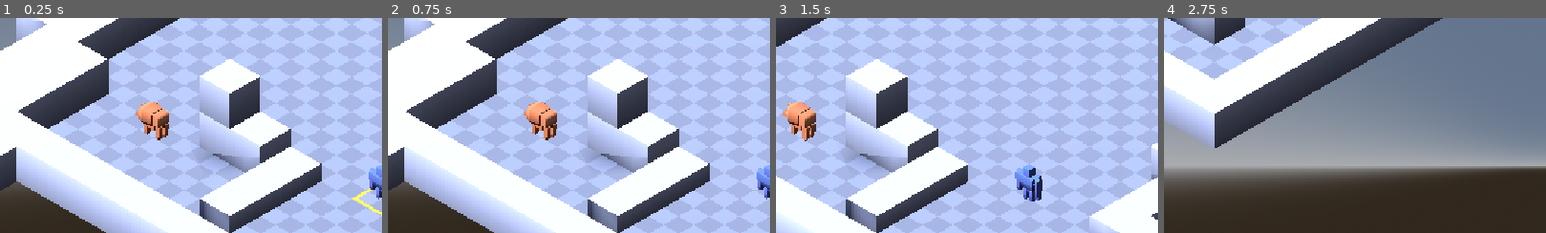
Above: before the commit, frames 1-4 (left to right).
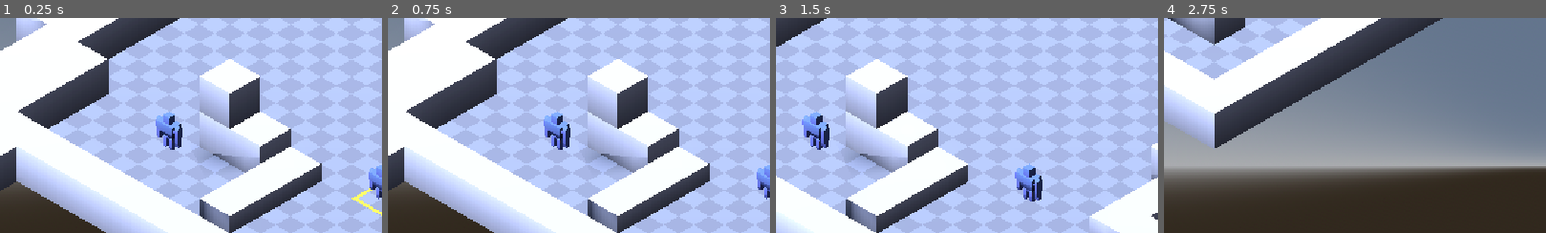
Above: after the commit, the same moments.

Repository: sheppy/mercenary-strike-force
Game: Godot game, scene res://scenes/prototype.tscn
Same seed, same stepped clock (60 frames per second), same inputs: the game is played once before the commit and once after it.
Inputs (mouse positions are % of the whole screen's width and height, from its top left):
- Up to frame 1 (0.25 s): no input
- Up to frame 2 (0.75 s): click "End Turn" at 0.5 s
- Up to frame 3 (1.5 s): tap Enter at 1.25 s; move the mouse to (72, 45) at 1.27 s; hold Right (ui_right) from 1.28 s (still down); click (72, 45) at 1.42 s
- Up to frame 4 (2.75 s): tap Space at 1.52, 2.27 s; move the mouse to (30, 55) at 2.02 s; release Right (ui_right) at 2.03 s; hold Down (ui_down) from 2.03 s (still down); click (30, 55) at 2.17 s
The pictures show only the part of the screen within x 0-50%, y 9-59%; the shares and areas given below are measured in that part.

The runs differ from the first frame. In frame 1, 1.6% of the frame differs, in the area x 35-48%, y 39-62%; in frame 2, 1.6%; in frame 3, 1.6%, in the area x 1-14%, y 39-62%; in frame 4, nothing differs.

Commit message:
Vision manager

Diff:
--- a/entities/units/unit.gd
+++ b/entities/units/unit.gd
@@ -1,11 +1,11 @@
 class_name TacticalUnit extends CharacterBody3D
 
-signal step_taken(current_grid_pos)
+signal step_taken(unit: TacticalUnit, current_grid_pos: Vector3i)
 signal ap_changed(new_ap)
 
+# 0 = Player 1, 1 = Player 2 / AI, etc.
+@export var team_id: int = 0
 @export var max_ap: int = 60
-@export var vision_range: float = 15.0
-@export var vision_angle: float = 90.0 # 90-degree cone of vision
 
 const OFFSET: Vector3 = Vector3(0, 0.5, 0)
 
@@ -99,10 +99,7 @@
 		current_grid_pos = grid_next
 
 		# Broadcast that we took a step so the game can check for interrupts (FOV/Overwatch)
-		step_taken.emit(current_grid_pos)
-
-		# Check for enemies after taking a step!
-		update_vision()
+		step_taken.emit(self, current_grid_pos)
 
 
 func rotate_towards(target_world_pos: Vector3) -> void:
@@ -122,61 +119,6 @@
 	tween.tween_property(self, "rotation:y", target_rot, 0.15)
 
 	await tween.finished
-	update_vision() # Scan the new direction
 
-
-func update_vision() -> void:
-	# 1. Grab all enemies on the map (we will set this group up in a minute)
-	var enemies = get_tree().get_nodes_in_group("enemy")
-
-	for enemy in enemies:
-		if check_line_of_sight(enemy):
-			print("Spotted enemy: ", enemy.name, "!")
-			# Setting this flag to true causes the unit's walk loop to abort!
-			interrupt_movement = true
-
-
-func check_line_of_sight(target_node: Node3D) -> bool:
-	# 1. Distance Check
-	var dist = global_position.distance_to(target_node.global_position)
-	if dist > vision_range:
-		return false
-
-	# 2. Angle Check (FOV Cone)
-	var dir_to_target = (target_node.global_position - global_position).normalized()
-	dir_to_target.y = 0
-
-	# Godot's local forward is the -Z axis
-	var forward = -global_transform.basis.z
-	forward.y = 0
-	if forward.length_squared() > 0.01:
-		forward = forward.normalized()
-	else:
-		forward = Vector3(0, 0, -1)
-
-	# angle_to returns radians, so we convert it to degrees to check against our 90-deg setting
-	var angle = rad_to_deg(forward.angle_to(dir_to_target))
-	if angle > vision_angle / 2.0:
-		return false # They are outside our peripheral vision
-
-	# 3. Raycast Check (Obstruction)
-	# We cast from eye level (Y=1.0) to eye level, so short obstacles don't block vision
-	var eye_offset = Vector3(0, 1.0, 0)
-	var space_state = get_world_3d().direct_space_state
-
-	var query = PhysicsRayQueryParameters3D.create(
-		global_position + eye_offset,
-		target_node.global_position + eye_offset,
-	)
-
-	# Exclude ourselves and the target so we only hit environment walls
-	query.exclude = [self.get_rid(), target_node.get_rid()]
-
-	var result = space_state.intersect_ray(query)
-
-	# If the ray hit something (like the GridMap walls), vision is blocked
-	if result:
-		return false
-
-	# If all 3 checks passed, we can see them!
-	return true
+	# Tell the server to recalculate sightlines.
+	step_taken.emit(self, current_grid_pos)
--- a/scenes/prototype.gd
+++ b/scenes/prototype.gd
@@ -6,6 +6,7 @@
 @onready var input_controller = $PlayerInputController
 @onready var unit: TacticalUnit = $Unit
 @onready var hud = $HUD
+@onready var vision_manager: VisionManager = $VisionManager
 
 @onready var camera: Camera3D = $Camera3D
 @export var camera_speed: float = 15.0
@@ -22,7 +23,26 @@
 		# Inject it into the systems
 		input_controller.grid_map = active_grid
 		grid_manager.build_graph(active_grid)
-		unit.initialize_position(active_grid, Vector3i(0, 0, 0))
+		# unit.initialize_position(active_grid, Vector3i(0, 0, 0))
+
+		# Find ALL units in the level and register them
+		var all_units = find_children("*", "TacticalUnit")
+		for u in all_units:
+			print("Initialising unit", u)
+			# Initialize them on the grid (assuming they are placed visually in the editor)
+			var start_cell = active_grid.local_to_map(u.global_position)
+			u.initialize_position(active_grid, start_cell)
+
+			# Register them with the Vision Manager
+			vision_manager.register_unit(u)
+
+			# For now, just assign the first Team 0 unit as the active player unit
+			if u.team_id == 0 and input_controller.active_unit == null:
+				input_controller.active_unit = u
+				hud.bind_to_unit(u)
+
+		vision_manager.initialize_all_vision()
+
 	else:
 		push_error("No GridMap found in the loaded level!")
 
--- a/scenes/prototype.tscn
+++ b/scenes/prototype.tscn
@@ -7,11 +7,7 @@
 [ext_resource type="Script" uid="uid://r7uaqstlrnm" path="res://systems/player_input_controller.gd" id="6_jmxw3"]
 [ext_resource type="PackedScene" uid="uid://dig54jrjydvwr" path="res://entities/units/unit.tscn" id="6_whm2p"]
 [ext_resource type="PackedScene" uid="uid://dua5gbrh76sev" path="res://ui/hud.tscn" id="7_whm2p"]
-[ext_resource type="PackedScene" uid="uid://cksmekdfwyr2s" path="res://assets/kenney_prototype-kit/Models/GLB format/animal-bison.glb" id="8_tx354"]
-
-[sub_resource type="CapsuleShape3D" id="CapsuleShape3D_i2lhn"]
-radius = 0.2680664
-height = 0.76379395
+[ext_resource type="Script" uid="uid://cpsrrbj66pait" path="res://systems/vision_manager.gd" id="9_xw5o4"]
 
 [node name="Prototype" type="Node3D" unique_id=391508451]
 script = ExtResource("1_20kwy")
@@ -41,11 +37,10 @@
 
 [node name="HUD" parent="." unique_id=978030008 instance=ExtResource("7_whm2p")]
 
-[node name="CharacterBody3D" type="CharacterBody3D" parent="." unique_id=1670939246 groups=["enemy"]]
-transform = Transform3D(1, 0, 0, 0, 1, 0, 0, 0, 1, -5.074504, 0.5, 2.351409)
+[node name="VisionManager" type="Node" parent="." unique_id=1868794727]
+script = ExtResource("9_xw5o4")
+metadata/_custom_type_script = "uid://cpsrrbj66pait"
 
-[node name="animal-bison2" parent="CharacterBody3D" unique_id=1733357404 instance=ExtResource("8_tx354")]
-
-[node name="CollisionShape3D" type="CollisionShape3D" parent="CharacterBody3D" unique_id=701791847]
-transform = Transform3D(1, 0, 0, 0, 1, 0, 0, 0, 1, 0, 0.34710693, 0)
-shape = SubResource("CapsuleShape3D_i2lhn")
+[node name="Enemy" parent="." unique_id=1218588750 instance=ExtResource("6_whm2p")]
+transform = Transform3D(1, 0, 0, 0, 1, 0, 0, 0, 1, -4.9, 0, 2.135)
+team_id = 1
--- /dev/null
+++ b/systems/vision_manager.gd
@@ -0,0 +1,117 @@
+class_name VisionManager extends Node
+
+@export var vision_range: float = 15.0
+@export var vision_angle: float = 90.0
+
+# Keeps track of all units on the board
+var active_units: Array[TacticalUnit] = []
+
+# Dictionary storing what each team can see.
+# e.g., { 0: [Alien1, Alien2], 1: [Player1] }
+var team_visibility: Dictionary = { }
+
+
+func register_unit(unit: TacticalUnit) -> void:
+	if not active_units.has(unit):
+		active_units.append(unit)
+
+		# Ensure the team exists in our dictionary
+		if not team_visibility.has(unit.team_id):
+			team_visibility[unit.team_id] = []
+
+		# Listen to this unit's footsteps
+		unit.step_taken.connect(_on_unit_step_taken)
+
+
+func initialize_all_vision() -> void:
+	print("--- Initializing starting vision ---")
+	for team in team_visibility.keys():
+		_update_team_vision(team)
+
+
+func _on_unit_step_taken(_moving_unit: TacticalUnit, _grid_pos: Vector3i) -> void:
+	# When ANY unit moves, sightlines change for EVERYONE.
+	# We must recalculate all teams so enemies can spot the player (Overwatch logic).
+	for team in team_visibility.keys():
+		_update_team_vision(team)
+
+
+func _update_team_vision(team_id: int) -> void:
+	var newly_spotted_enemies = []
+
+	# Get all units belonging to this team
+	var friendly_units = active_units.filter(
+		func(u):
+			return u.team_id == team_id,
+	)
+	# Get all units NOT belonging to this team
+	var enemy_units = active_units.filter(
+		func(u):
+			return u.team_id != team_id,
+	)
+
+	for enemy in enemy_units:
+		var is_visible = false
+
+		# Check if ANY friendly unit can see this enemy
+		for friendly in friendly_units:
+			if _check_line_of_sight(friendly, enemy):
+				is_visible = true
+				break
+
+		# If the enemy is visible but wasn't in our list before, it's a new spot!
+		if is_visible and not team_visibility[team_id].has(enemy):
+			team_visibility[team_id].append(enemy)
+			newly_spotted_enemies.append(enemy)
+
+		# If they are no longer visible, remove them from the list
+		elif not is_visible and team_visibility[team_id].has(enemy):
+			team_visibility[team_id].erase(enemy)
+
+	# If the active unit just spotted a new enemy mid-stride, interrupt it!
+	if newly_spotted_enemies.size() > 0:
+		print("Team ", team_id, " spotted an enemy! Interrupting movement.")
+		# For multiplayer, the server would send an RPC here. For now, directly halt the active unit.
+		var active_friendly = friendly_units.filter(
+			func(u):
+				return u.interrupt_movement == false,
+		)
+		for unit in active_friendly:
+			unit.interrupt_movement = true
+
+
+func _check_line_of_sight(viewer: TacticalUnit, target: TacticalUnit) -> bool:
+	# 1. Distance
+	var dist = viewer.global_position.distance_to(target.global_position)
+	if dist > vision_range:
+		return false
+
+	# 2. Angle
+	var dir_to_target = (target.global_position - viewer.global_position).normalized()
+	dir_to_target.y = 0
+	var forward = -viewer.global_transform.basis.z
+	forward.y = 0
+
+	if forward.length_squared() > 0.01:
+		forward = forward.normalized()
+	else:
+		forward = Vector3(0, 0, -1)
+
+	var angle = rad_to_deg(forward.angle_to(dir_to_target))
+	if angle > vision_angle / 2.0:
+		return false
+
+	# 3. Raycast (Obstruction)
+	var eye_offset = Vector3(0, 1.0, 0)
+	var space_state = viewer.get_world_3d().direct_space_state
+	var query = PhysicsRayQueryParameters3D.create(
+		viewer.global_position + eye_offset,
+		target.global_position + eye_offset,
+	)
+
+	query.exclude = [viewer.get_rid(), target.get_rid()]
+	var result = space_state.intersect_ray(query)
+
+	if result:
+		return false
+	return true
Not shown, added: systems/vision_manager.gd.uid
